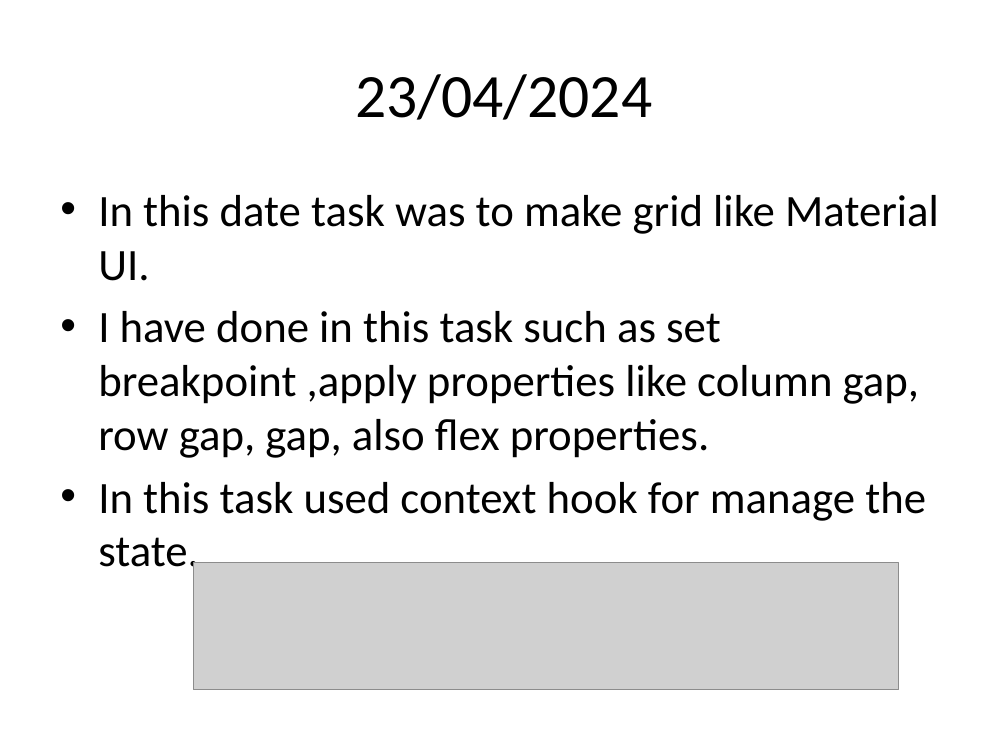
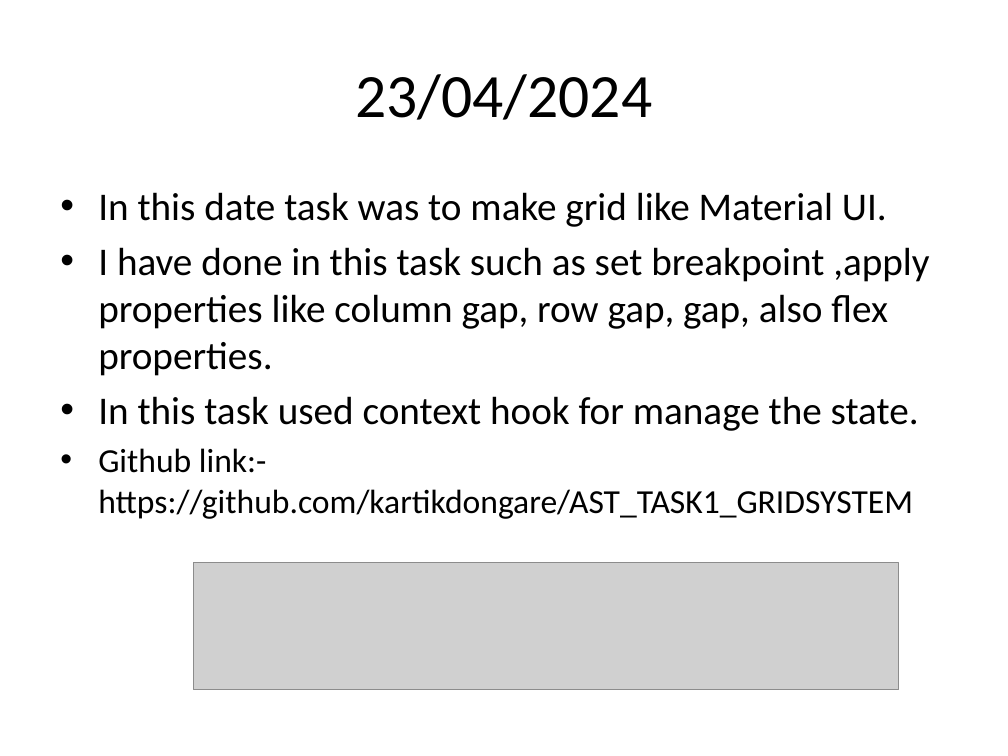
Before and after one commit to kartikdongare/AST_ALL_PPT, a slide deck: slide 3 of ALL TASK PPT.pptx. Drawn at 1008x756 pixels with LibreOffice and Linux fonts; fonts in the diff are those of the drawing; grey boxes stand for pictures. Boxes give left, top, right and bottom in pixels: in the first picture for what was removed or moved away, otherwise in the second. Text is boxed around its words. In the diff, an @@ line names an element or a change of style, - is before the commit and + after.

```diff
--- a/ALL TASK PPT.pptx
+++ b/ALL TASK PPT.pptx
@@ text at (98,192,929,431): size 32 to 28 pt in "In this date task was to make ...", "I have done in this task such ...", "In this task used context hook for ..." @@
@@ text at (98,448,913,519): paragraph added @@
+• Github link:- https://github.com/kartikdongare/AST_TASK1_GRIDSYSTEM
```
Also in this commit, not shown: 6 other slides changed, 1 slide added.
